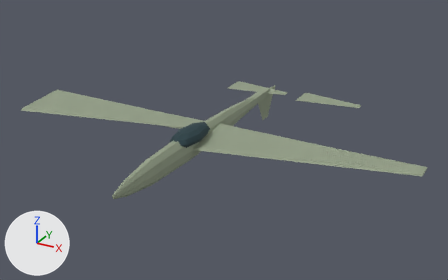
One commit to the glTF model game/assets/units/b17.glb: the scene before it, then after it.
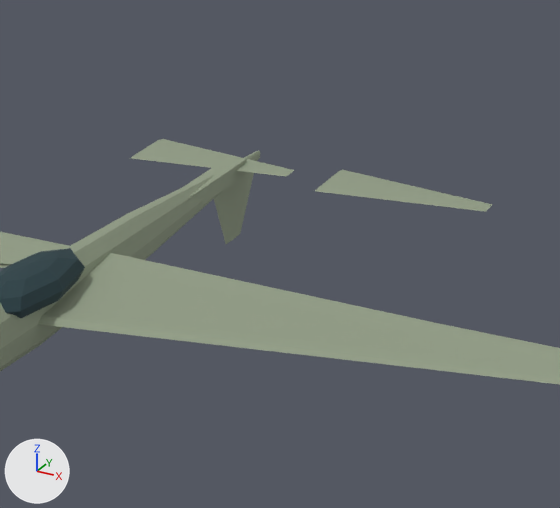
There are two pictures of each version: one whole from a 50 mm lens placed at (21.0, -36.1, 19.6), pointed at (0.9, 0.4, 1.3), one close up on the part from 40% to 86% of the width and 11% to 78% of the height. Every picture has the same lights, and +X, +Y and +Z are marked at lower left. The first two pictures are the older version. Where no turn or scale is listed for an object, it has been applied to the vertices.

Script lines for the objects in view, before the commit:
```python
me_elevator_l = bpy.data.meshes.new('Elevator_L')
me_elevator_l.from_pydata(...)  # 8 vertices, 12 faces; spans x 0.0..5.07, y -1.13..1.13, z 0.0..0.05
me_elevator_l.materials.append(mat_camo)  # grey #939e86
me_elevator_r = bpy.data.meshes.new('Elevator_R')
me_elevator_r.from_pydata(...)  # 8 vertices, 12 faces; spans x 0.0..5.07, y -1.13..1.13, z 0.0..0.05
me_elevator_r.materials.append(mat_camo)  # grey #939e86
me_rudder = bpy.data.meshes.new('Rudder')
me_rudder.from_pydata(...)  # 8 vertices, 12 faces; spans x 0.0..0.05, y -1.81..1.81, z -2.44..0.0
me_rudder.materials.append(mat_camo)  # grey #939e86
me_wing_r = bpy.data.meshes.new('Wing_R')
me_wing_r.from_pydata(...)  # 8 vertices, 12 faces; spans x 0.0..15.2, y -2.5..2.6, z 0.0..0.5
me_wing_r.materials.append(mat_camo)  # grey #939e86
ob_elevator_l = bpy.data.objects.new('Elevator_L', me_elevator_l)
ob_elevator_l.location = (-3.17, 9.49, 2.26)
ob_elevator_r = bpy.data.objects.new('Elevator_R', me_elevator_r)
ob_elevator_r.location = (3.17, 9.49, 2.26)
ob_rudder = bpy.data.objects.new('Rudder', me_rudder)
ob_rudder.location = (0.0, 9.49, 2.15)
ob_wing_r = bpy.data.objects.new('Wing_R', me_wing_r)
ob_wing_r.location = (0.0, -1.13, 2.03)
# also in view: 'TailBoom' at (0.0, 7.7, 2.1); 'Wing_L' at (-7.6, -1.1, 2.3); 'Fuselage' at (0.0, 0.0, 2.0); 'Cockpit' at (0.0, -2.7, 2.7)
```
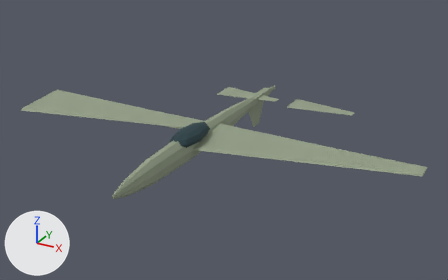
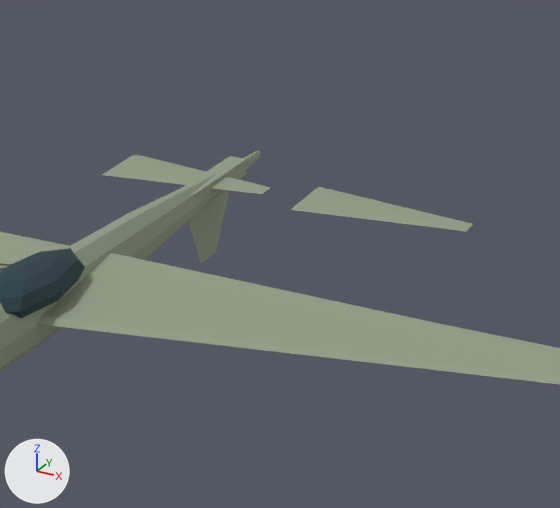
Pixel boxes (x1, y1, x2, y2) of what changed, in the close-ups (560 x 508 px):
'Elevator_R', moved
    before: (315, 169, 493, 212)
    after: (291, 187, 473, 231)
'Elevator_L', moved
    before: (131, 139, 295, 177)
    after: (102, 154, 271, 194)
'Rudder', moved
    before: (214, 172, 254, 244)
    after: (189, 190, 230, 263)

Patch to the scene script:
```diff
--- a/game/assets/units/b17.glb.py
+++ b/game/assets/units/b17.glb.py
@@ ob_elevator_l @@
 ob_elevator_l = bpy.data.objects.new('Elevator_L', me_elevator_l)
-ob_elevator_l.location = (-3.17, 9.49, 2.26)
+ob_elevator_l.location = (-3.17, 7.68, 2.26)
@@ ob_elevator_r @@
 ob_elevator_r = bpy.data.objects.new('Elevator_R', me_elevator_r)
-ob_elevator_r.location = (3.17, 9.49, 2.26)
+ob_elevator_r.location = (3.17, 7.68, 2.26)
@@ ob_rudder @@
 ob_rudder = bpy.data.objects.new('Rudder', me_rudder)
-ob_rudder.location = (0.0, 9.49, 2.15)
+ob_rudder.location = (0.0, 7.68, 2.15)
```
